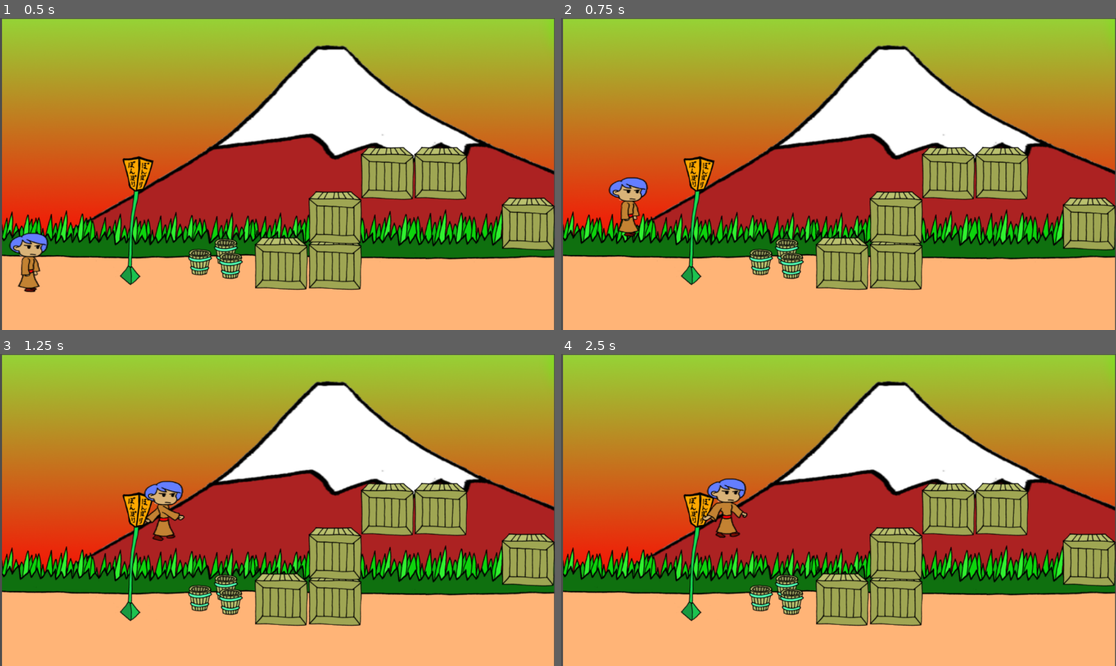
Above: before the commit, frames 1-4 (two rows, left to right).
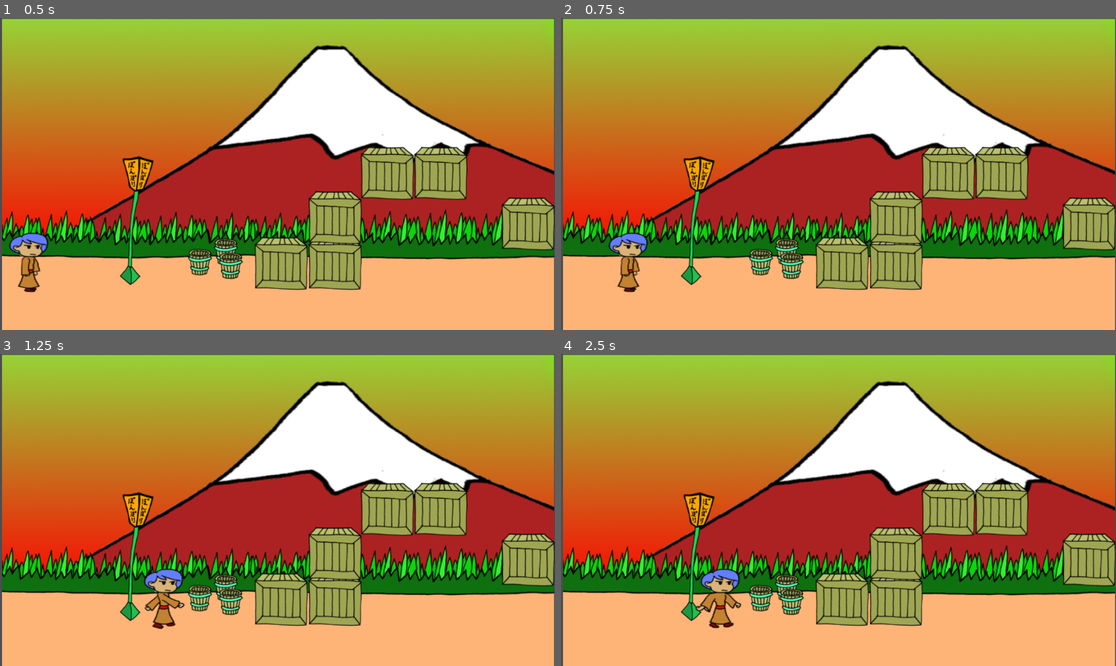
Above: after the commit, the same moments.

Repository: gabriel-pagani/jogos
Game: Godot game, scene res://world.tscn
Two runs of this game, one before a commit and one after it. Both use one fixed random seed, a clock stepped at 60 frames per second and the inputs below.
Inputs:
- Up to frame 1 (0.5 s): no input
- Up to frame 2 (0.75 s): tap Enter (ui_accept) at 0.5, 0.6 s; hold Right (ui_right) from 0.53 s (still down)
- Up to frame 3 (1.25 s): keep holding Right (ui_right); tap Enter (ui_accept) at 0.77, 1.07 s
- Up to frame 4 (2.5 s): tap Enter (ui_accept) at 1.35, 1.52, 1.82, 2.1 s; release Right (ui_right) at 2.03 s; hold Left (ui_left) from 2.03 s (still down)

Frame 1 is identical in both runs. In frame 2, 1.5% of the frame differs, in the area x 8-16%, y 51-88%; in frame 3, 1.7%; in frame 4, 1.9%, in the area x 24-34%, y 39-88%.

Commit message:
Update player.gd

Diff:
--- a/hello/player.gd
+++ b/hello/player.gd
@@ -11,7 +11,7 @@
 		velocity += get_gravity() * delta
 
 	# Handle jump.
-	if Input.is_action_just_pressed("ui_accept") and is_on_floor():
+	if Input.is_action_just_pressed("ui_up") and is_on_floor():
 		velocity.y = JUMP_VELOCITY
 
 	# Get the input direction and handle the movement/deceleration.
